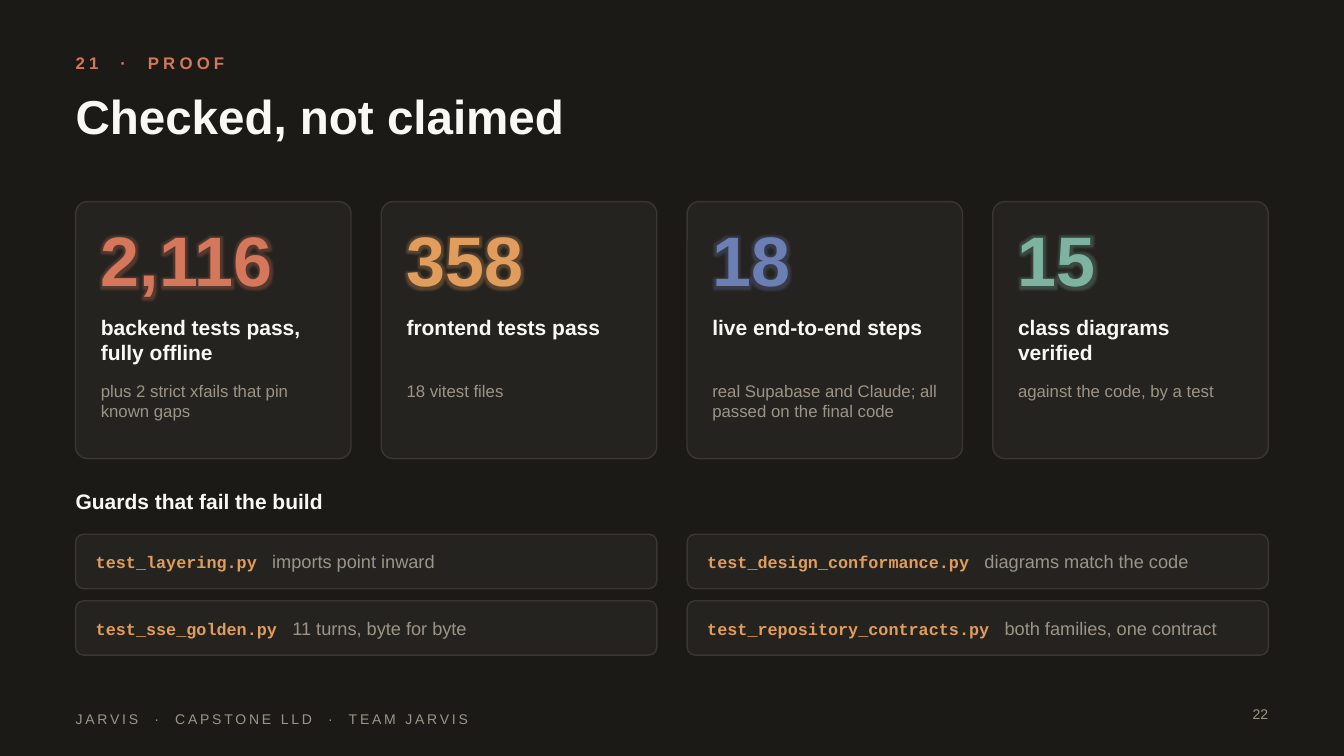
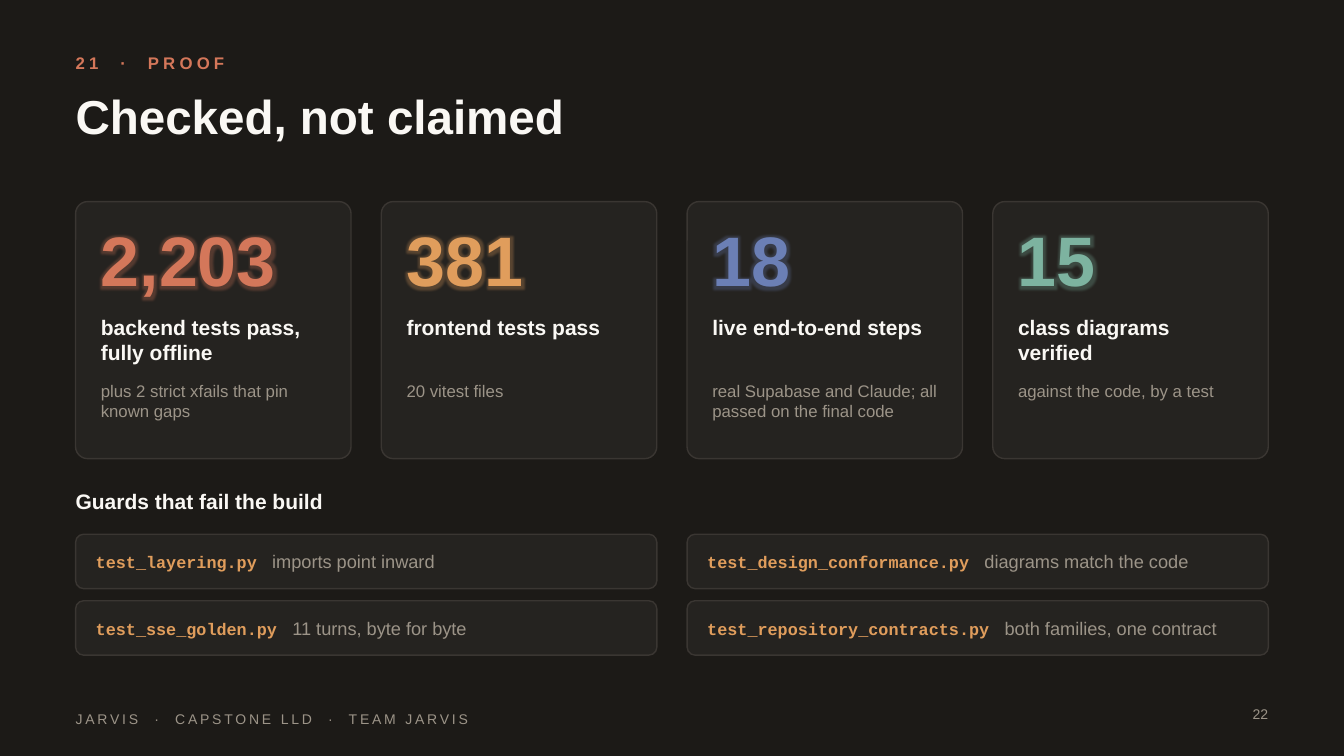
Before and after one commit to HackHeroic/Jarvis-Engine, a slide deck: slide 22 of docs/capstone/presentation/Jarvis-Capstone.pptx. Drawn at 1344x756 pixels with LibreOffice and Linux fonts; fonts in the diff are those of the drawing; background and template pictures are left out. Boxes give left, top, right and bottom in pixels: in the first picture for what was removed or moved away, otherwise in the second. Text is boxed around its words. In the diff, an @@ line names an element or a change of style, - is before the commit and + after.

```diff
--- a/docs/capstone/presentation/Jarvis-Capstone.pptx
+++ b/docs/capstone/presentation/Jarvis-Capstone.pptx
@@ text at bbox=[101, 237, 276, 297]: text changed @@
-2,116
+2,203
@@ text at bbox=[406, 230, 523, 299]: text changed @@
-358
+381
@@ text at bbox=[407, 385, 504, 397]: text changed @@
-18 vitest files
+20 vitest files
```
Also in this commit, not shown: 1 other slide changed, 12 other files.
